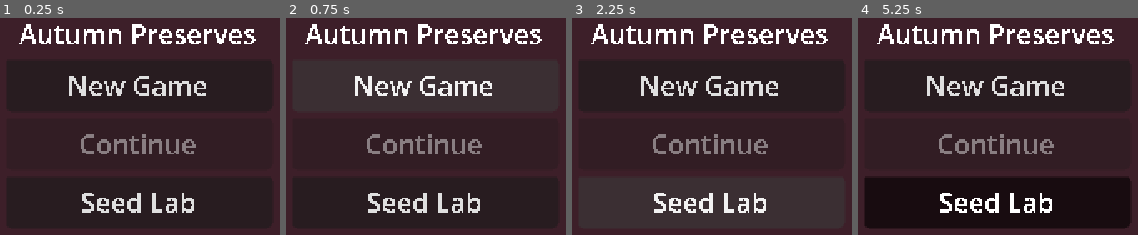
Above: before the commit, frames 1-4 (left to right).
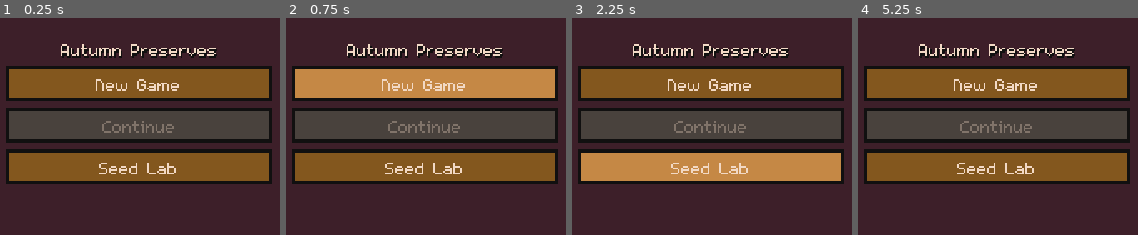
Above: after the commit, the same moments.

Repository: izzetemredemir/autumn-preserves
Game: Godot game, scene res://scenes/title/title.tscn
The game is run twice, just before and just after one commit, with the same random seed, the same clock (stepped at 60 frames per second) and the same inputs.
Inputs (mouse positions are in pixels of both pictures, inside the frame that each line leads up to):
- Up to frame 1 (0.25 s): no input
- Up to frame 2 (0.75 s): click "New Game" at 0.5 s
- Up to frame 3 (2.25 s): click "New Game" at 1.25 s; click "Seed Lab" at 2 s
- Up to frame 4 (5.25 s): tap Enter (ui_accept) at 2.75, 3.02, 3.5, 3.77, 4.25, 5 s; move the mouse to (outside the picture) at 2.77 s; hold D (move_right) 2.78-3.53 s; tap B (book) at 2.85 s; click (outside the picture) at 2.92 s; move the mouse to (outside the picture) at 3.52 s; hold S (move_down) 3.53-4.28 s; tap E (interact) at 3.6 s; move the mouse to (1076, 22) at 4.27 s; hold R (rotate) 4.28-5.03 s; hold D (move_right) from 4.28 s (still down); move the mouse to (956, 211) at 5.02 s; tap Space (stir) at 5.1 s; click (956, 211) at 5.17 s

The runs differ from the first frame. In frame 1, 47% of the frame differs, in the area x 2-98%, y 2-90%; in frame 2, 51%; in frame 3, 48%; in frame 4, 65%, in the area x 2-98%, y 2-97%.

Commit message:
chore: pixel theme project-wide

Diff:
--- a/game/project.godot
+++ b/game/project.godot
@@ -34,6 +34,7 @@
 [gui]
 
 theme/default_font_antialiasing=0
+theme/custom="res://ui/theme/theme.tres"
 
 [input]
 
